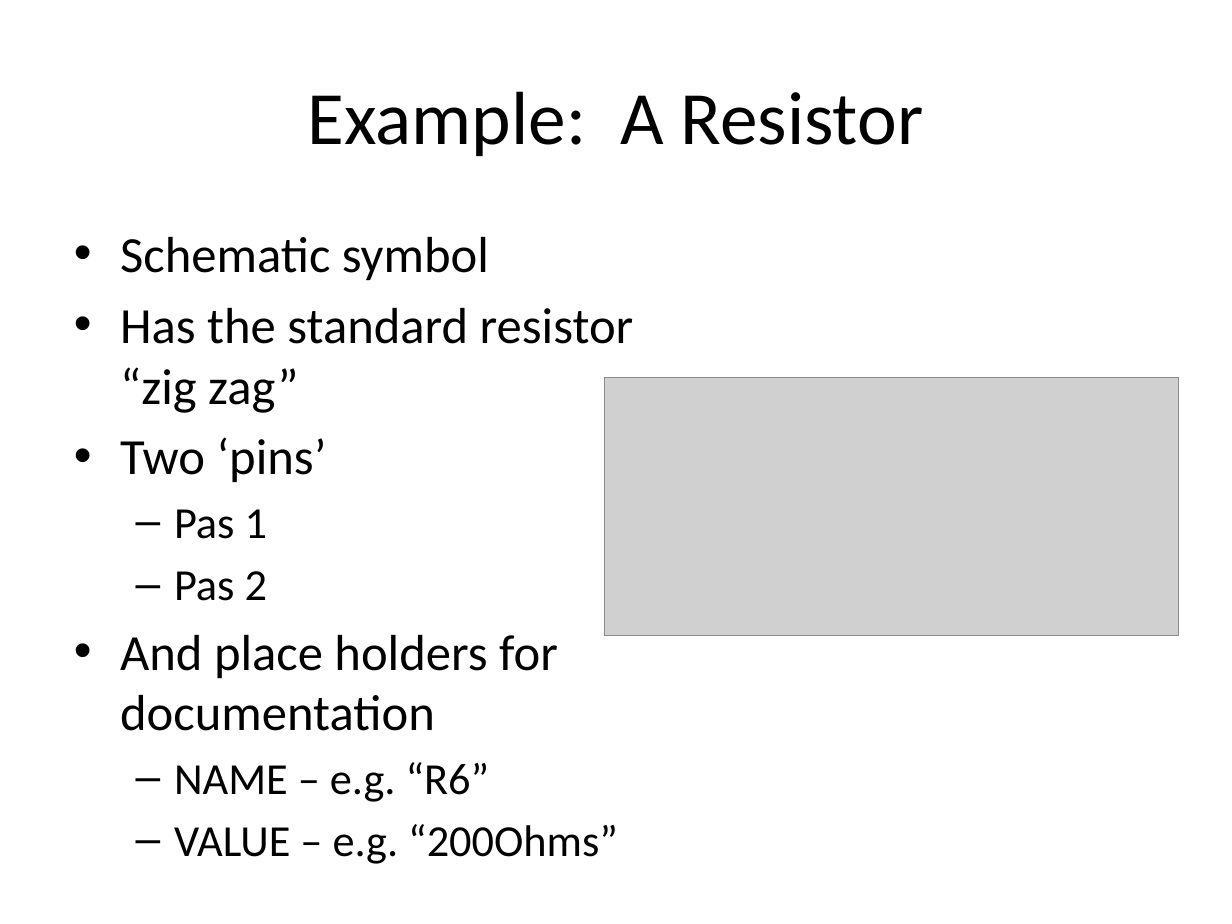
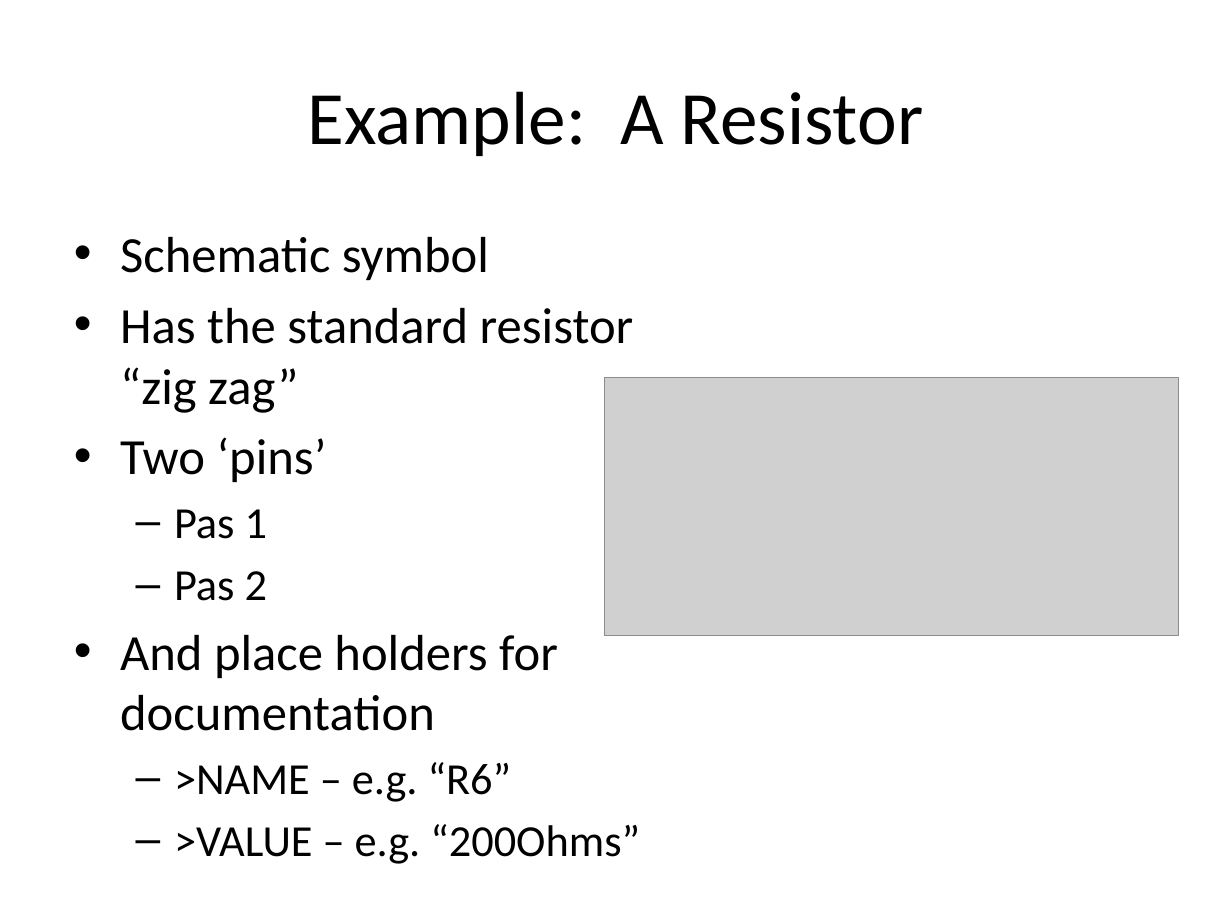
Before and after one commit to NVSL/QuadClass-Resources, a slide deck: slide 22 of Lecture Slides/Lab01-Eagle-Intro.pptx. Drawn at 1232x924 pixels with LibreOffice and Linux fonts; fonts in the diff are those of the drawing; grey boxes stand for pictures. Boxes give left, top, right and bottom in pixels: in the first picture for what was removed or moved away, otherwise in the second. Text is boxed around its words. In the diff, an @@ line names an element or a change of style, - is before the commit and + after.

```diff
--- a/Lecture Slides/Lab01-Eagle-Intro.pptx
+++ b/Lecture Slides/Lab01-Eagle-Intro.pptx
@@ text at (174, 762, 640, 864): text changed @@
-  – NAME – e.g. “R6”
-  – VALUE – e.g. “200Ohms”
+  – >NAME – e.g. “R6”
+  – >VALUE – e.g. “200Ohms”
```
Also in this commit, not shown: 15 other slides changed, 3 slides added, 6 other files.
